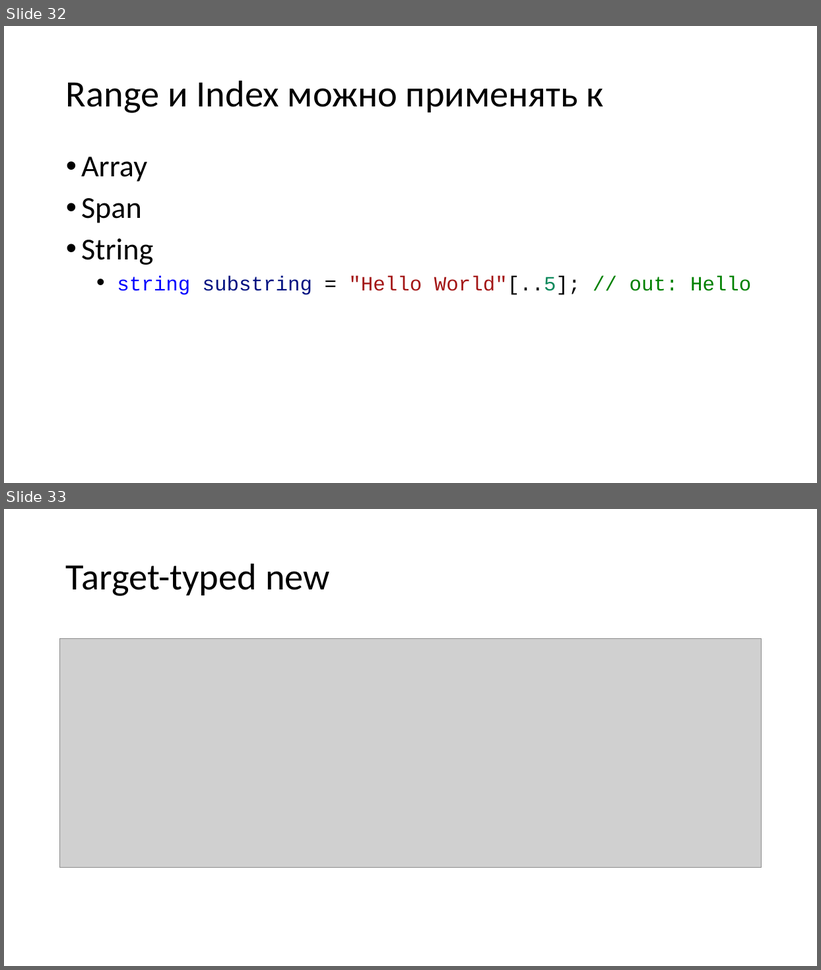
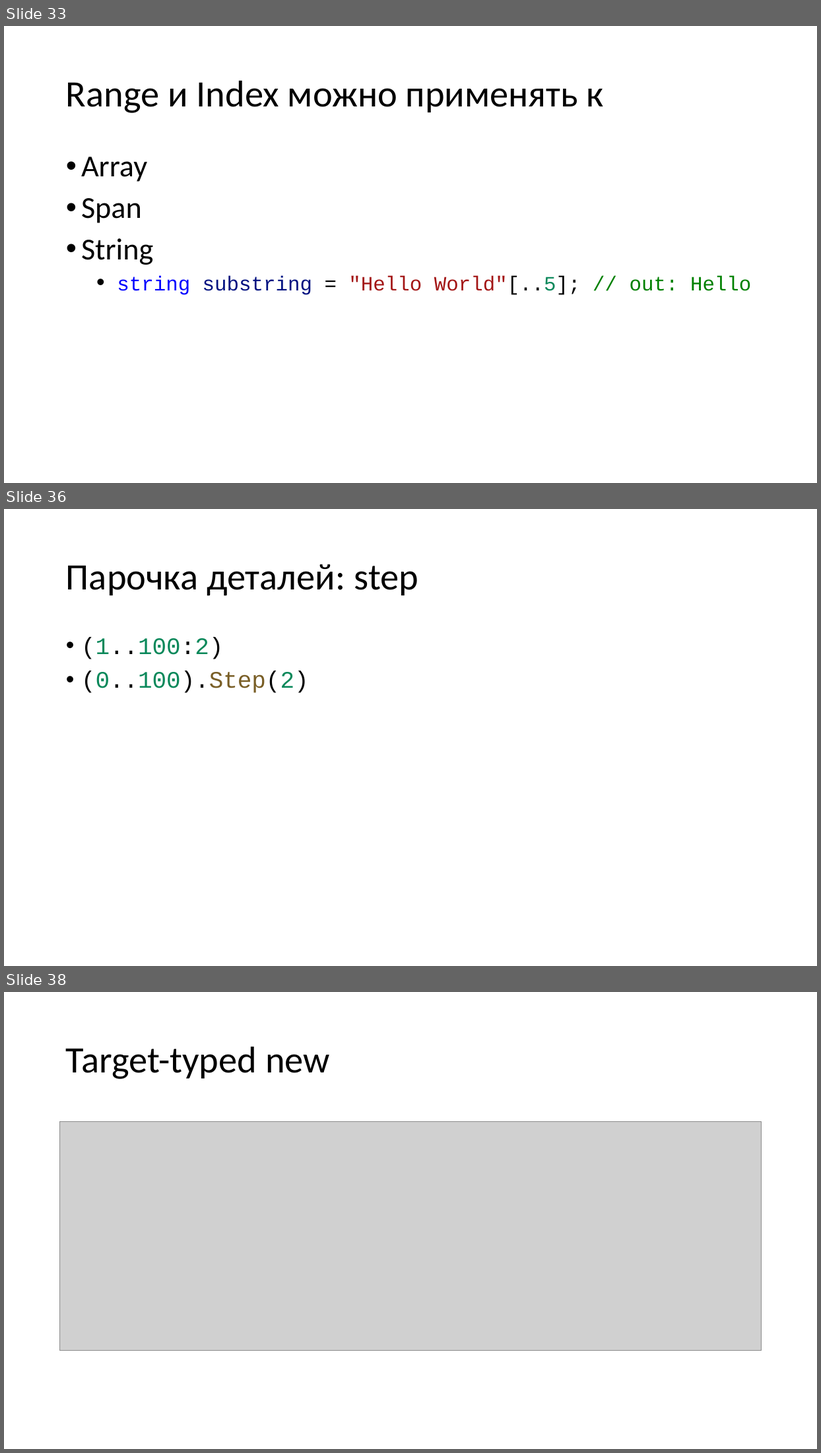
Before and after one commit to kugushev/presentations, a slide deck: Presentation.pptx. Shown one above the other, each under a label of ours: slides 32 and 33 before the commit, slides 33, 36 and 38 after it; the slides between them are not shown. The pictures are 821x970 and 821x1453 pixels, drawn with LibreOffice and Linux fonts; fonts in the diff are those of the drawing; grey boxes stand for pictures. Boxes give left, top, right and bottom in pixels: in the first picture for what was removed or moved away, otherwise in the second. Text is boxed around its words. In the diff, an @@ line names an element or a change of style, - is before the commit and + after.

```diff
--- a/Presentation.pptx
+++ b/Presentation.pptx
@@ slide 36 added at [4,509,817,966], background #FFFFFF @@
@@ title added at [66,564,419,596], 44 pt, text #000000 @@
+Парочка деталей: step
@@ text added at [81,637,309,693], 28 pt, text #000000 @@
+• (1..100:2)
+• (0..100).Step(2)
@@ what was slide 32 is now slide 33 @@
@@ what was slide 33 is now slide 38 @@
```
Also in this commit, not shown: 8 slides changed, 4 other slides added, 1 slide removed, 3 other files.
